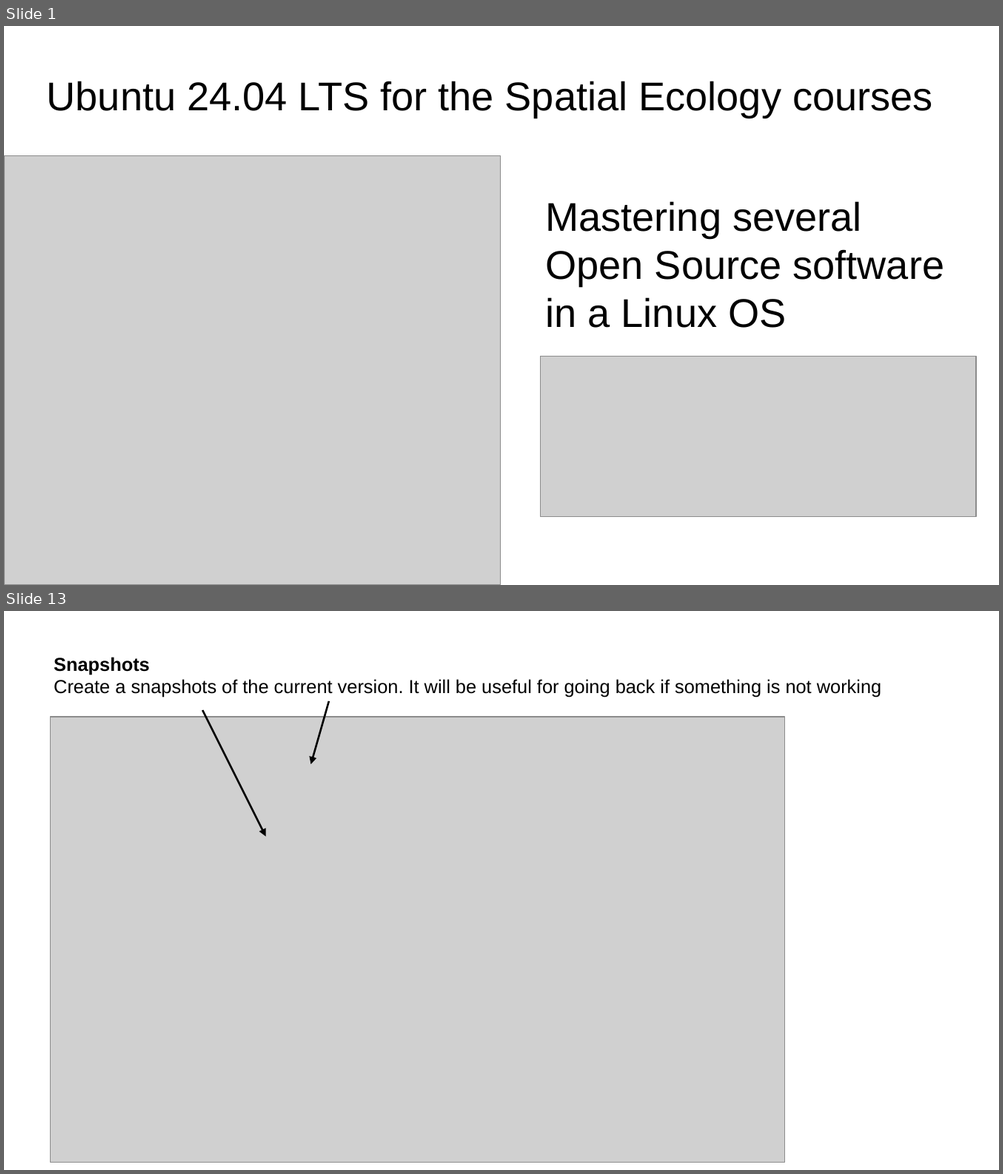
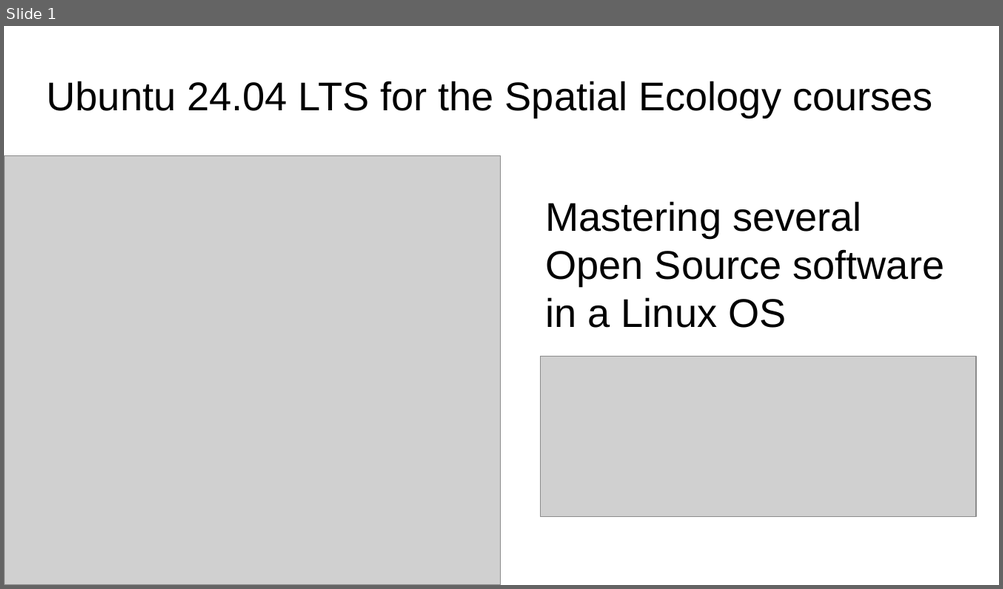
Before and after one commit to selvaje/SE_docs, a slide deck: source/VIRTUALMACHINE/Installation_vm_Ubuntu22.04.odp. Shown one above the other, each under a label of ours: slides 1 and 13 before the commit, slide 1 after it; the slides between them are not shown. The pictures are 1003x1174 and 1003x589 pixels, drawn with LibreOffice and Linux fonts; fonts in the diff are those of the drawing; grey boxes stand for pictures. Boxes give left, top, right and bottom in pixels: in the first picture for what was removed or moved away, otherwise in the second. Text is boxed around its words. In the diff, an @@ line names an element or a change of style, - is before the commit and + after.

```diff
--- a/source/VIRTUALMACHINE/Installation_vm_Ubuntu22.04.odp
+++ b/source/VIRTUALMACHINE/Installation_vm_Ubuntu22.04.odp
@@ slide 13 removed at [4,611,999,1170], background #FFFFFF @@
@@ title removed at [54,657,881,698] @@
-Snapshots
-Create a snapshots of the current version. It will be useful for going back if something is not working
@@ picture removed at [50,717,785,1162] @@
@@ arrow removed from (202, 710) to (266, 837) @@
@@ arrow removed from (329, 701) to (311, 764) @@
```
Also in this commit, not shown: 10 slides changed, 3 other slides removed, 36 other files.
